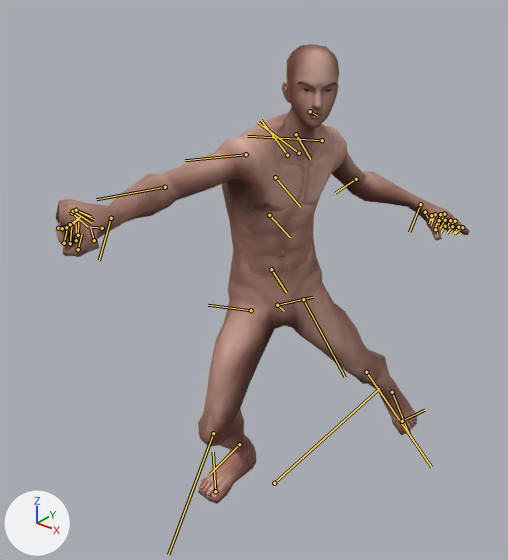
The FBX model Anim/Sowrd_Attack.FBX: old version first, new version second.
Rendered twice from a 50 mm camera at (1.24, -2.82, 1.86) aimed at (-0.02, -1.25, 0.89). Every picture has the same lights, and +X, +Y and +Z are marked at lower left. Both versions are drawn at frame 40 of the action 'Take 001'; the numbers are the values there. The bones that bend it are drawn over the model as lines.

Objects in the first picture: 'Man_Body_0', 'Man_Face_0', 'Man_Pants_0'.
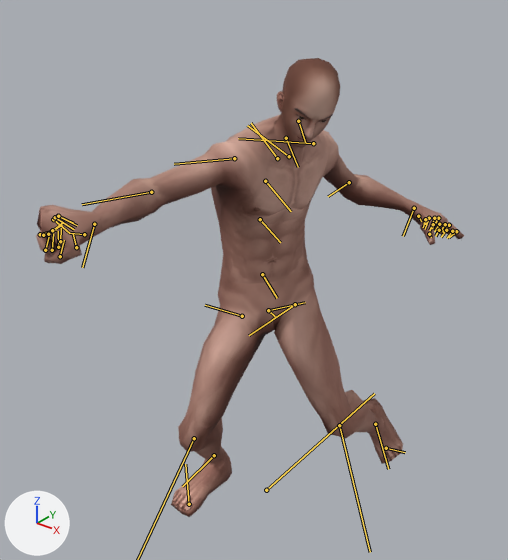
What the commit changed:
Bone 'Root' (bone_root) moves from (0.0, -115.2, 0.0) to (0.0, -120.0, 0.0).
Bone 'Bip001 Neck' (bone_bip001_neck) turns from (-6, 2, -13) to (-5, 13, -1) degrees about its own x, y and z.
Bone 'Bip001 Head' (bone_bip001_head) turns from (-27, 0, -21) to (-18, -7, -4) degrees about its own x, y and z.
Bone 'Bip001 L Thigh' (bone_bip001_l_thigh) turns from (7, 28, 2) to (35, 4, 29) degrees about its own x, y and z.
Bone 'Bip001 L Calf' (bone_bip001_l_calf) turns from (0, 0, -21) to (0, 0, -62) degrees about its own x, y and z.
Bone 'Bip001 L Foot' (bone_bip001_l_foot) turns from (11, 0, -41) to (3, -4, -38) degrees about its own x, y and z.
Bone 'Bip001 R Thigh' (bone_bip001_r_thigh) turns from (29, -19, 23) to (26, -23, 25) degrees about its own x, y and z.
Bone 'Bip001 R Calf' (bone_bip001_r_calf) turns from (0, 0, -68) to (0, 0, -66) degrees about its own x, y and z.
Bone 'Bip001 R Foot' (bone_bip001_r_foot) turns from (7, 2, 37) to (7, 7, 32) degrees about its own x, y and z.

Pixel boxes (x1, y1, x2, y2) of what changed, in the pictures (508 x 560 px):
'Man_Body_0', posed
    before: (55, 107, 470, 279)
    after: (36, 113, 464, 284)
'Man_Pants_0', posed
    before: (198, 258, 417, 504)
    after: (171, 264, 403, 517)
'Man_Face_0', posed (10% wider, 7% taller)
    before: (282, 44, 339, 128)
    after: (277, 58, 340, 148)
bone 'Root', root to tip
    before: (274, 483) to (379, 388)
    after: (266, 490) to (374, 393)
bone 'Bip001 Neck', root to tip
    before: (296, 134) to (310, 159)
    after: (286, 138) to (298, 167)
bone 'Bip001 Head', root to tip
    before: (310, 111) to (317, 115)
    after: (298, 121) to (305, 142)
bone 'Bip001 L Thigh', root to tip
    before: (303, 299) to (345, 377)
    after: (295, 304) to (249, 335)
bone 'Bip001 L Calf', root to tip
    before: (366, 372) to (431, 467)
    after: (339, 425) to (370, 552)
bone 'Bip001 L Foot', root to tip
    before: (392, 392) to (409, 435)
    after: (375, 424) to (388, 469)
bone 'Bip001 R Thigh', root to tip
    before: (251, 310) to (208, 305)
    after: (242, 316) to (205, 305)
bone 'Bip001 R Foot', root to tip
    before: (239, 444) to (210, 474)
    after: (214, 455) to (182, 486)
